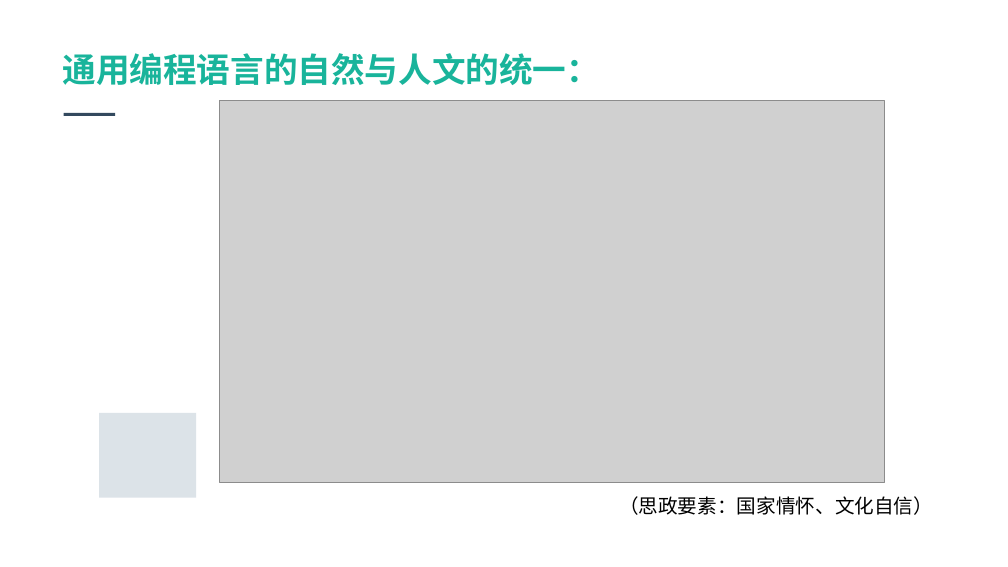
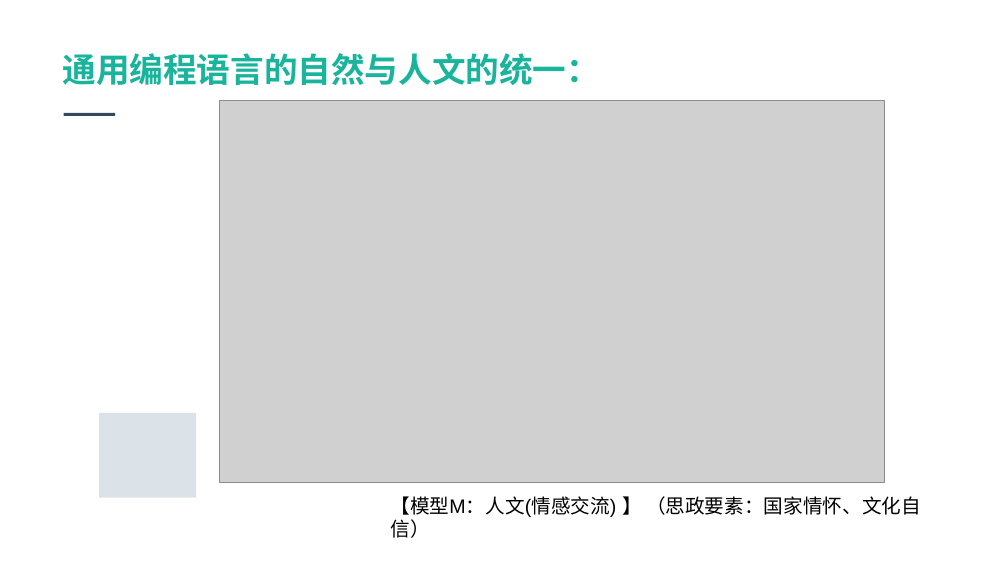
Before and after one commit to jbhuang99/WebEdu_LocalVersion_YuQin_DotNetCore2.1, a slide deck: slide 11 of wwwroot/1-FourPlatformLevelsofUniversalProgrammingLanguage.pptx. Drawn at 1008x567 pixels with LibreOffice and Linux fonts; fonts in the diff are those of the drawing; grey boxes stand for pictures; background and template pictures are left out. Boxes give left, top, right and bottom in pixels: in the first picture for what was removed or moved away, otherwise in the second. Text is boxed around its words. In the diff, an @@ line names an element or a change of style, - is before the commit and + after.

```diff
--- a/wwwroot/1-FourPlatformLevelsofUniversalProgrammingLanguage.pptx
+++ b/wwwroot/1-FourPlatformLevelsofUniversalProgrammingLanguage.pptx
@@ text at [391,496,921,538]: text changed @@
-（思政要素：国家情怀、文化自信）
+【模型M：人文(情感交流) 】 （思政要素：国家情怀、文化自信）
```
Also in this commit, not shown: 6 other slides changed.
